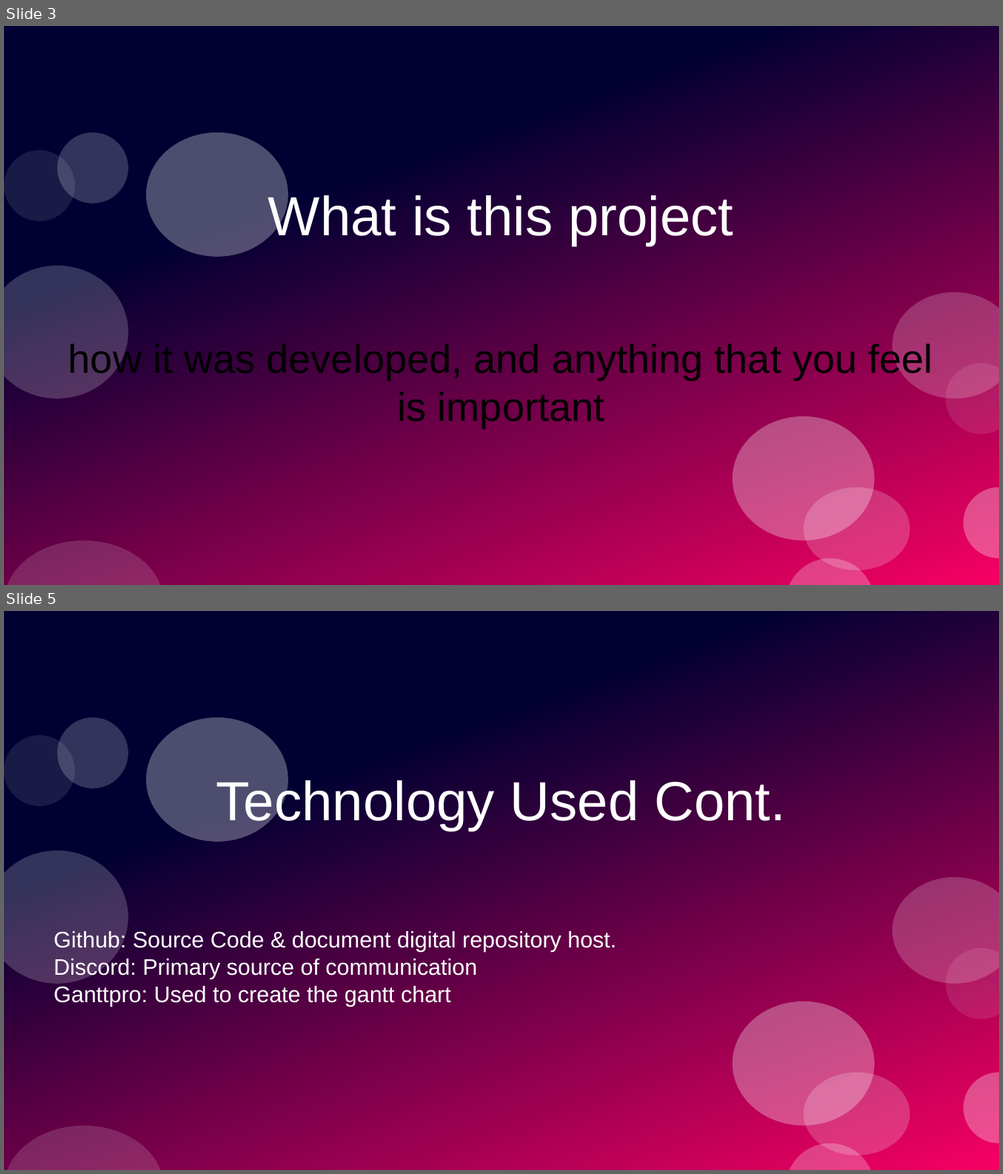
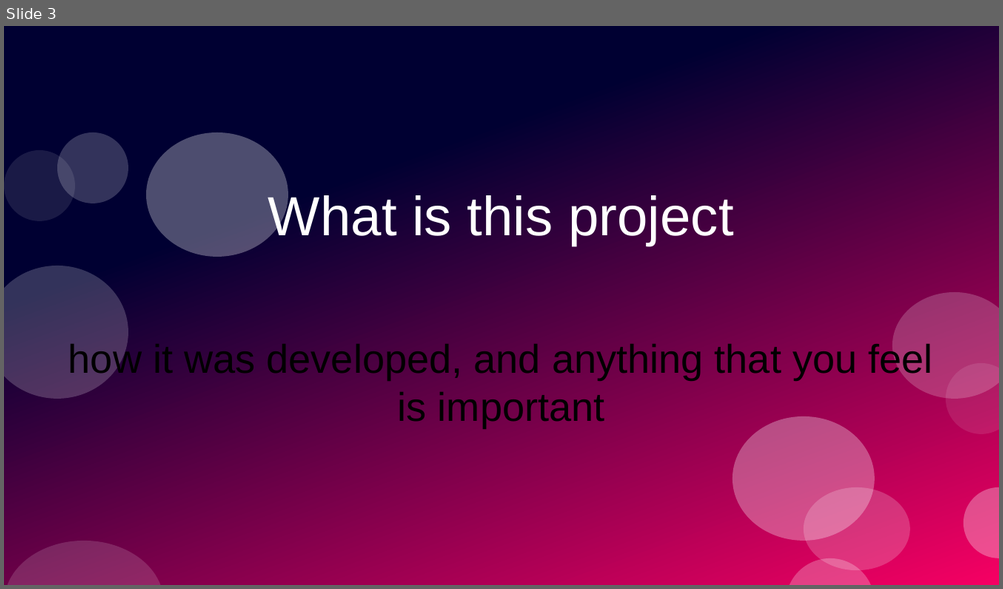
Before and after one commit to PrototypeProto/COP_4331_Small-Project, a slide deck: Pres.pptx. Shown one above the other, each under a label of ours: slides 3 and 5 before the commit, slide 3 after it; the slides between them are not shown. The pictures are 1003x1174 and 1003x589 pixels, drawn with LibreOffice and Linux fonts; fonts in the diff are those of the drawing. Boxes give left, top, right and bottom in pixels: in the first picture for what was removed or moved away, otherwise in the second. Text is boxed around its words. In the diff, an @@ line names an element or a change of style, - is before the commit and + after.

```diff
--- a/Pres.pptx
+++ b/Pres.pptx
@@ slide 5 removed at bbox=[4, 611, 999, 1170], background #FFFFFF; not listed: 12 template elements that a slide beside it also shows @@
@@ title removed at bbox=[216, 777, 785, 831] @@
-Technology Used Cont.
@@ subtitle removed at bbox=[54, 931, 616, 1007] @@
-Github: Source Code & document digital repository host.
-Discord: Primary source of communication
-Ganttpro: Used to create the gantt chart
```
Also in this commit, not shown: 2 slides changed, 5 slides added, 8 other slides removed.
